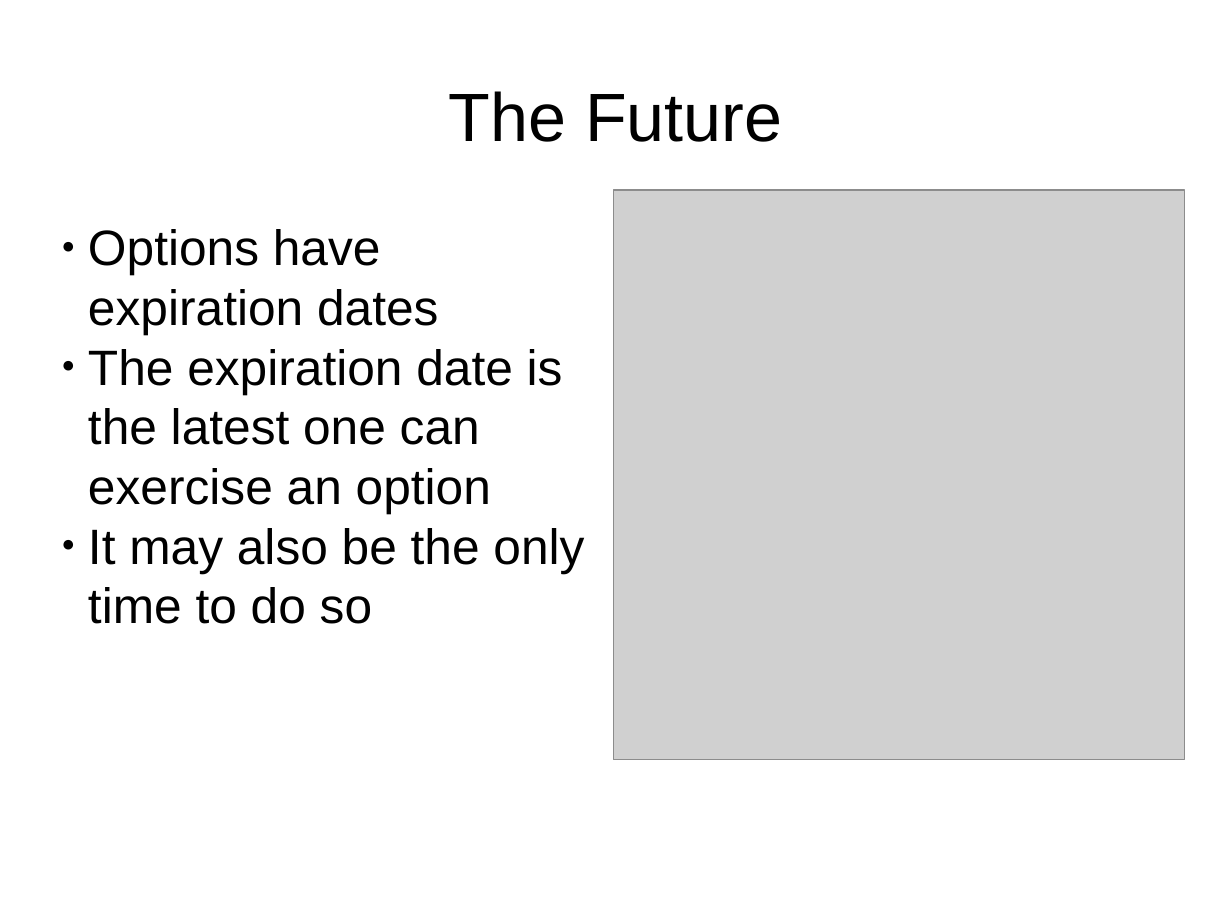
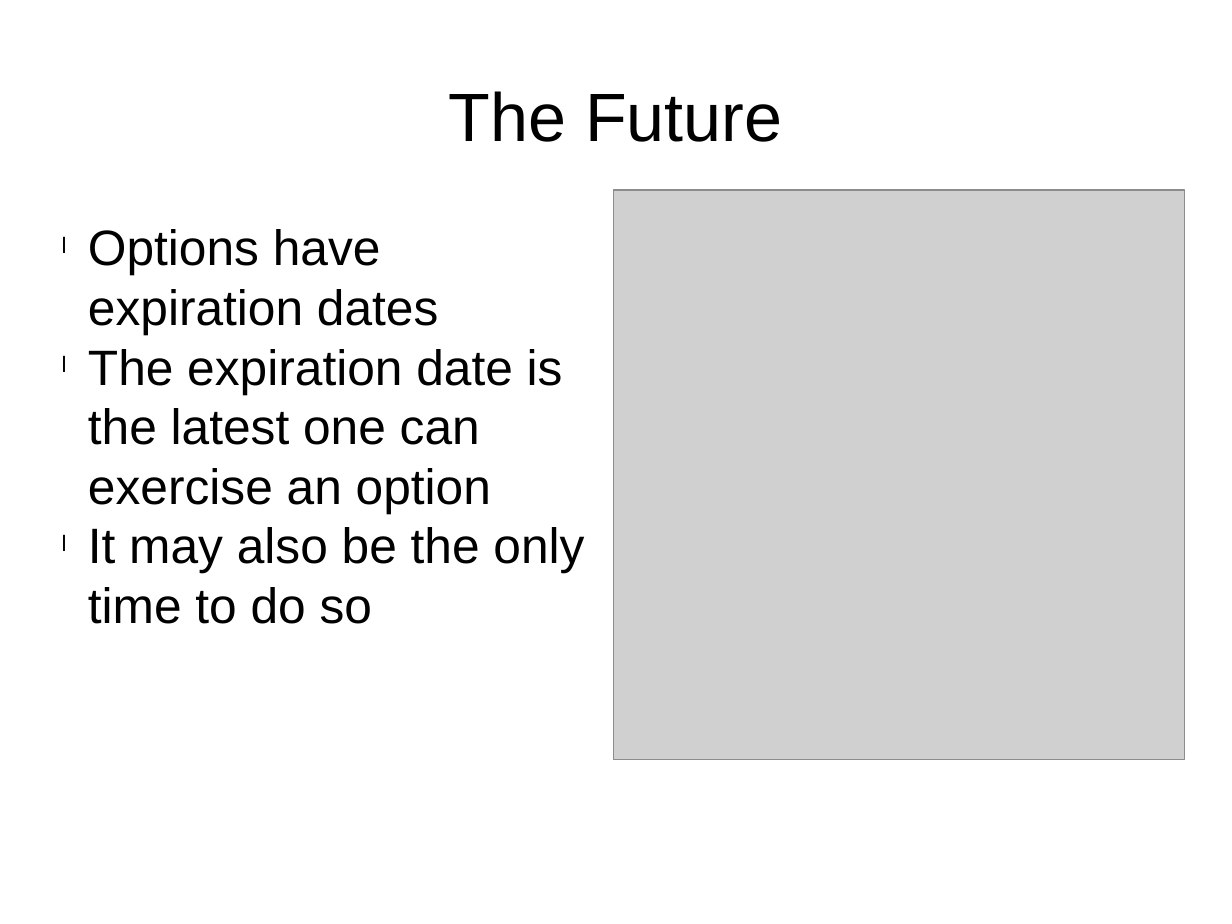
Before and after one commit to HaroldRKingsberg/MLMC, a slide deck: slide 3 of docs/final_presentation.pptx. Drawn at 1232x924 pixels with LibreOffice and Linux fonts; fonts in the diff are those of the drawing; grey boxes stand for pictures. Boxes give left, top, right and bottom in pixels: in the first picture for what was removed or moved away, otherwise in the second. Text is boxed around its words. In the diff, an @@ line names an element or a change of style, - is before the commit and + after.

```diff
--- a/docs/final_presentation.pptx
+++ b/docs/final_presentation.pptx
@@ text "Options have expiration dates" at (88,229,584,624): bullet ● to l @@
```
Also in this commit, not shown: 4 other slides changed.
